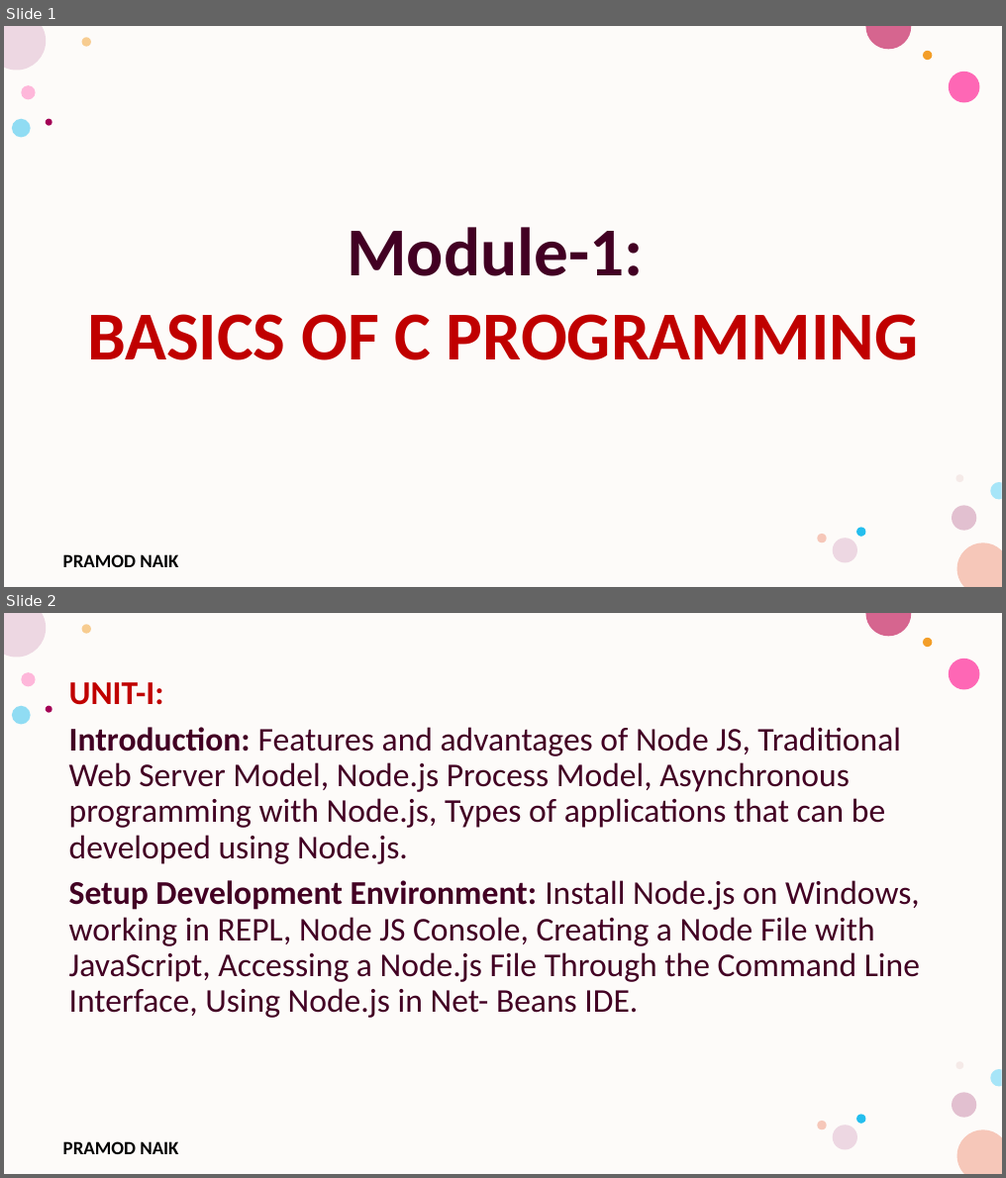
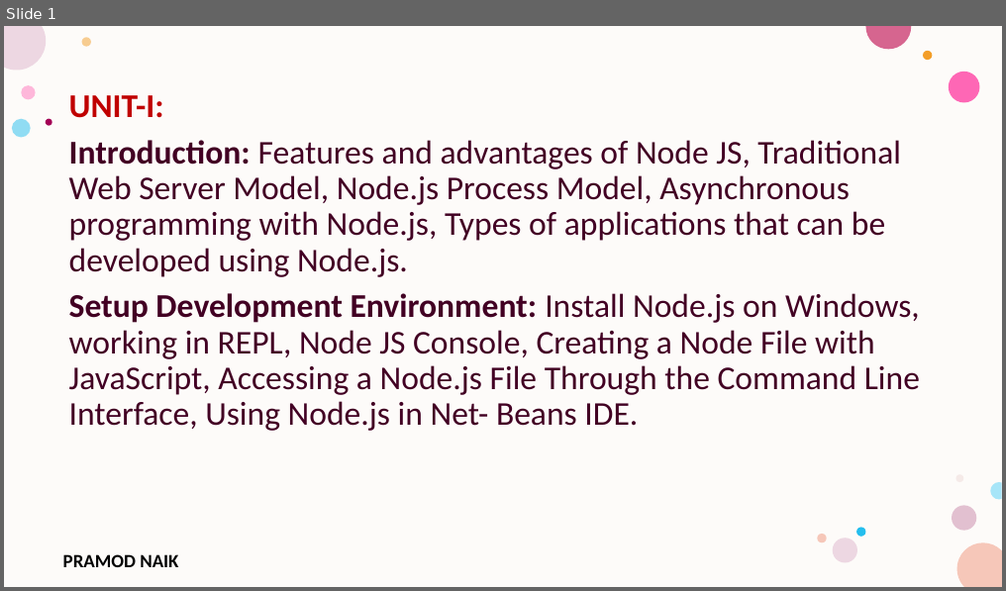
Before and after one commit to PRAMOD-VISHNU-NAIK/MCA-3rd-Sem-Srinivas-College, a slide deck: Theory CLass Notes/Module-1.pptx. Shown one above the other, each under a label of ours: slides 1 and 2 before the commit, slide 1 after it. The pictures are 1006x1178 and 1006x591 pixels, drawn with LibreOffice and Linux fonts; fonts in the diff are those of the drawing; background and template pictures are left out. Boxes give left, top, right and bottom in pixels: in the first picture for what was removed or moved away, otherwise in the second. Text is boxed around its words. In the diff, an @@ line names an element or a change of style, - is before the commit and + after.

```diff
--- a/Theory CLass Notes/Module-1.pptx
+++ b/Theory CLass Notes/Module-1.pptx
@@ slide 1 removed at <box>4,26,1002,587</box>, background #FFFFFF; not listed: 17 template elements that a slide beside it also shows @@
@@ text removed at <box>87,227,918,361</box> @@
-Module-1:
-BASICS OF C PROGRAMMING
@@ what was slide 2 is now slide 1 @@
```
Also in this commit, not shown: 42 slides added, 5 other slides removed, 1 other file.
